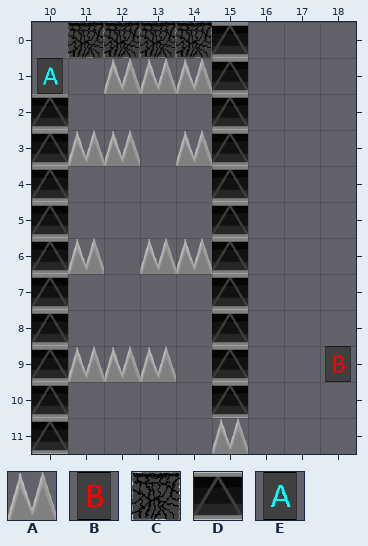
An edit to a level. Tiled map, core/assets/levels/level9.tmx. The picture above was drawn from the file before the commit.
Cells are 64x64 px. Shown: x 10..18, y 0..11.
Key: from "ASEC P": A 1 "spike_tile", B 5 "end_block", C 6 "falling_block", D 7 "static_block", E 9 "start_block".
Objects are placed by their top-left corner, in cells (3,4 is the top-left corner of cell 3,4); size is 1x1 cell unless given.
Objects on layer "block2" before:
C "falling_block" at 11,0
C "falling_block" at 12,0
C "falling_block" at 13,0
C "falling_block" at 14,0
After the commit:
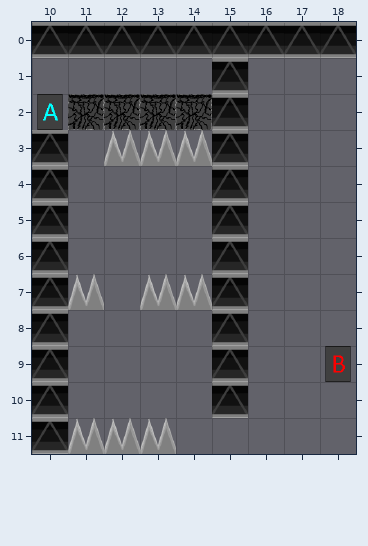
Difference:
Layer "static":
changed: E "start_block" at 10,1 -> E "start_block" at 10,2
changed: A "spike_tile" at 13,1 -> A "spike_tile" at 13,3
changed: A "spike_tile" at 11,3 -> A "spike_tile" at 11,7
changed: A "spike_tile" at 11,6 -> A "spike_tile" at 11,11
changed: A "spike_tile" at 13,6 -> A "spike_tile" at 12,11
changed: A "spike_tile" at 14,6 -> A "spike_tile" at 13,11
added: A "spike_tile" at 13,7
added: A "spike_tile" at 14,7
removed: A "spike_tile" at 12,1
removed: A "spike_tile" at 14,1
removed: D "static_block" at 10,2
removed: A "spike_tile" at 13,9
removed: A "spike_tile" at 12,9
removed: A "spike_tile" at 11,9
removed: A "spike_tile" at 15,11
Layer "block2":
changed: C "falling_block" at 11,0 -> C "falling_block" at 11,2
changed: C "falling_block" at 12,0 -> C "falling_block" at 12,2
changed: C "falling_block" at 13,0 -> C "falling_block" at 13,2
changed: C "falling_block" at 14,0 -> C "falling_block" at 14,2
added: D "static_block" at 11,0
added: D "static_block" at 10,0
added: D "static_block" at 12,0
added: D "static_block" at 13,0
added: D "static_block" at 14,0
added: D "static_block" at 18,0
added: D "static_block" at 16,0
added: D "static_block" at 17,0
Boxes around the changes in both pictures, in picture pixels (x1, y1, x2, y2):
changed: (32, 22, 212, 166)
added: (248, 22, 356, 58)
changed: (68, 238, 104, 310)
changed: (140, 238, 212, 310)
removed: (68, 346, 176, 382)
new place: (68, 418, 176, 454)
removed: (212, 418, 248, 454)
